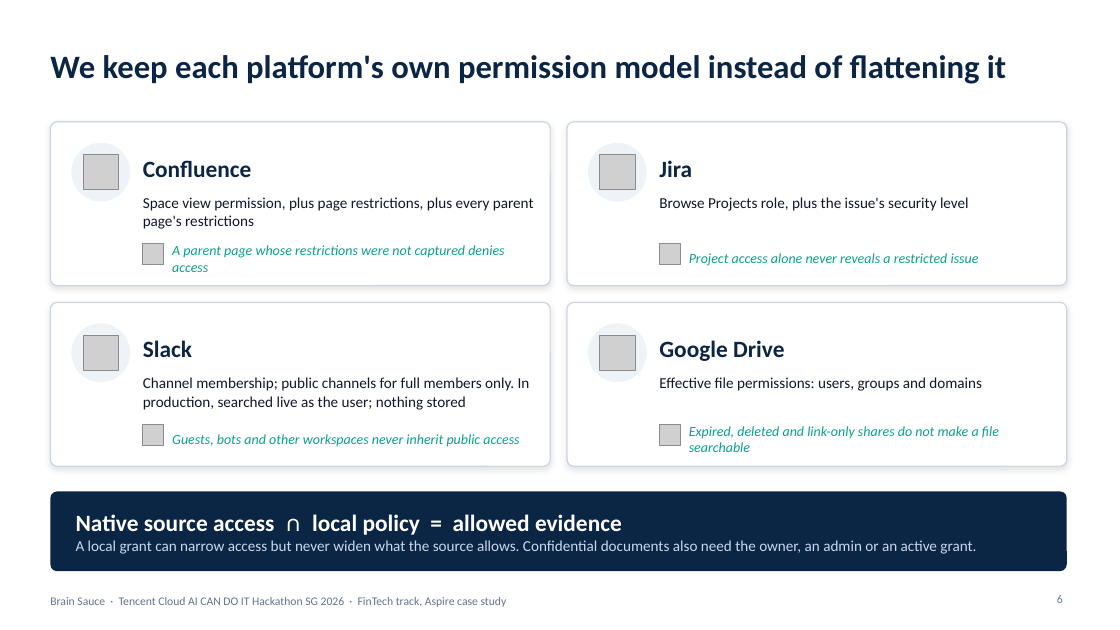
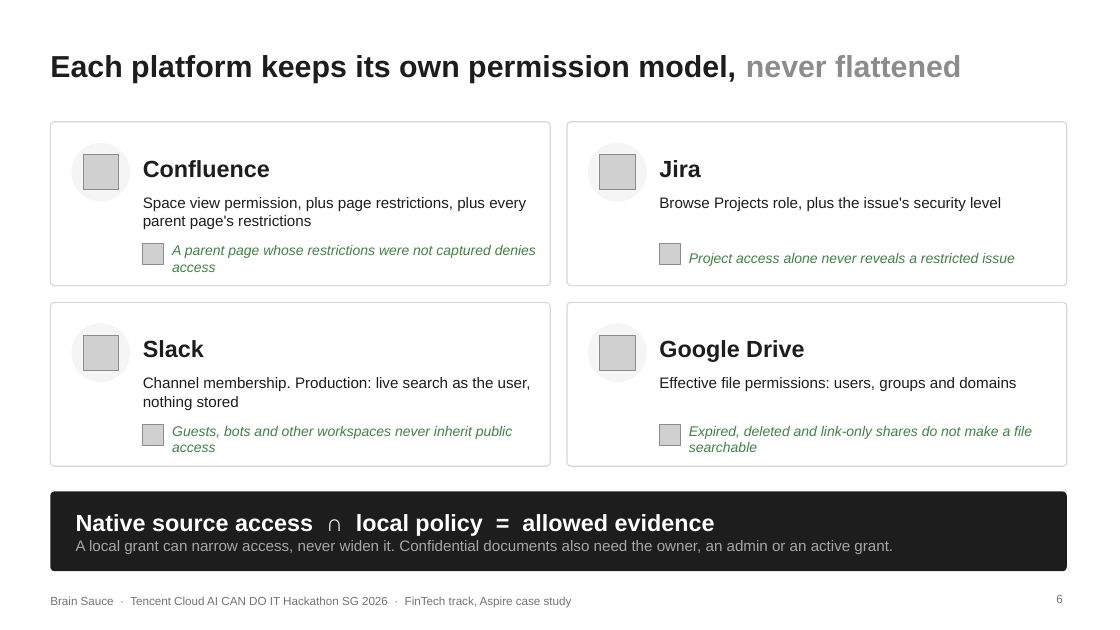
Before and after one commit to pavan2184/tencent-hack, a slide deck: slide 6 of docs/presentations/internal-brain-architecture-submission.pptx. Drawn at 1120x630 pixels with LibreOffice and Linux fonts; fonts in the diff are those of the drawing; grey boxes stand for pictures. Boxes give left, top, right and bottom in pixels: in the first picture for what was removed or moved away, otherwise in the second. Text is boxed around its words. In the diff, an @@ line names an element or a change of style, - is before the commit and + after.

```diff
--- a/docs/presentations/internal-brain-architecture-submission.pptx
+++ b/docs/presentations/internal-brain-architecture-submission.pptx
@@ title at (50, 55, 961, 83): text changed; size 28 to 26 pt; font Calibri to Arial; text colour #0B2545 to #1D1D1D @@
-We keep each platform's own permission model instead of flattening it
+Each platform keeps its own permission model, never flattened
@@ outline #CBD5E1 1 pt to #D7D7D7 1 pt; shadow off; proportions changed in 4 elements at (50, 122, 550, 286), (567, 122, 1067, 286), (50, 302, 550, 466), (567, 302, 1067, 466) @@
@@ font Calibri to Arial, text colour #0B2545 to #1D1D1D in 4 elements at (143, 160, 270, 178), (659, 160, 701, 178), (143, 340, 204, 358), (659, 340, 804, 362) @@
@@ text at (143, 377, 531, 410): text changed; font Calibri to Arial; text colour #0F172A to #1D1D1D @@
-Channel membership; public channels for full members only. In production, searched live as the user; nothing stored
+Channel membership. Production: live search as the user, nothing stored
@@ font Calibri to Arial, text colour #0F172A to #1D1D1D in 3 elements at (143, 197, 526, 229), (659, 197, 1001, 211), (659, 377, 1016, 391) @@
@@ font Calibri to Arial, text colour #0E9F8E to #3F8243 in 4 elements at (172, 245, 536, 272), (689, 253, 1015, 266), (172, 426, 513, 452), (689, 426, 1032, 452) @@
@@ rounded rectangle at (50, 492, 1067, 571): fill #0B2545 to #1D1D1D; proportions changed @@
@@ text at (76, 514, 715, 536): font Calibri to Arial in "Native source access ∩ local policy = ..." @@
@@ text at (76, 540, 893, 554): text changed; font Calibri to Arial; text colour #C9D8EE to #A6A6A6 @@
-A local grant can narrow access but never widen what the source allows. Confidential documents also need the owner, an admin or an active grant.
+A local grant can narrow access, never widen it. Confidential documents also need the owner, an admin or an active grant.
@@ text "Brain Sauce · Tencent Cloud ..." at (50, 596, 572, 608): font Calibri to Arial, text colour #64748B to #737373 @@
@@ page number at (1056, 595, 1062, 603): font Calibri to Arial, text colour #64748B to #737373 @@
```
Also in this commit, not shown: 13 other slides changed, 6 other files.
